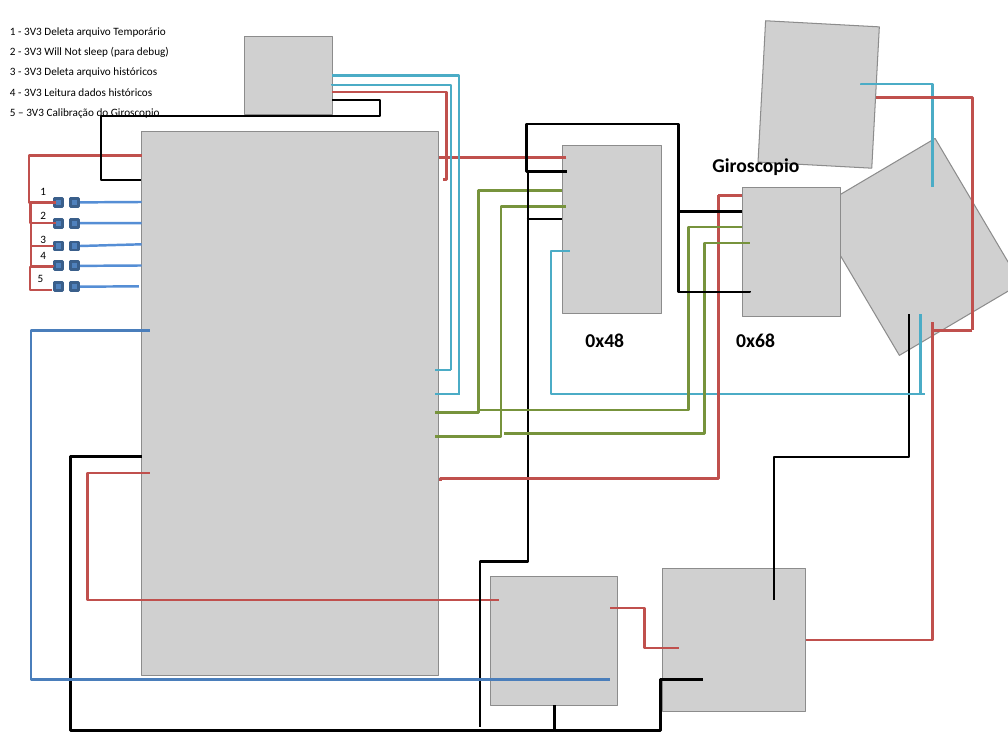
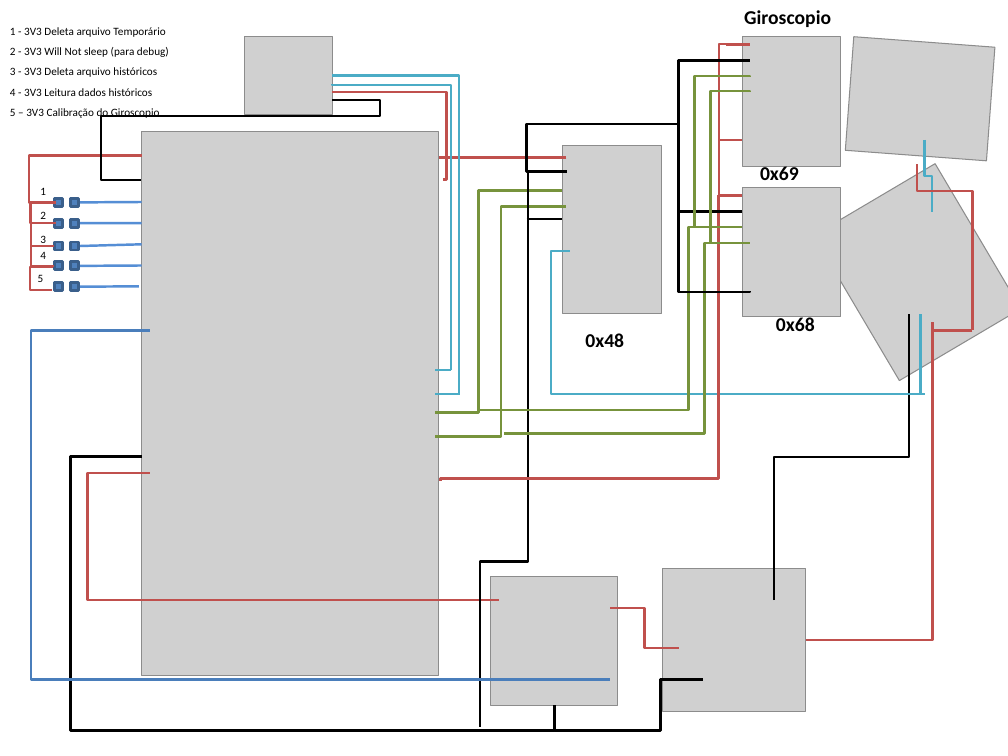
Before and after one commit to FerdinandoCrispino/Lilygo-SIM7080G, a slide deck: slide 4 of ligacaoLilygo.pptx. Drawn at 1008x756 pixels with LibreOffice and Linux fonts; fonts in the diff are those of the drawing; grey boxes stand for pictures. Boxes give left, top, right and bottom in pixels: in the first picture for what was removed or moved away, otherwise in the second. Text is boxed around its words. In the diff, an @@ line names an element or a change of style, - is before the commit and + after.

Commit message:
Conexões dos sensores

```diff
--- a/ligacaoLilygo.pptx
+++ b/ligacaoLilygo.pptx
@@ text "Giroscopio": place and size @@
-text "Giroscopio" at bbox=[712, 156, 799, 175]
+text "Giroscopio" at bbox=[744, 10, 831, 27]
@@ elbow line added from (719, 204) to (726, 44), #C0504D 1.75 pt @@
@@ line added from (726, 44) to (750, 44), #C0504D 1.75 pt @@
@@ picture added at bbox=[742, 36, 841, 165] @@
@@ picture at bbox=[846, 36, 995, 160]: rotation 93 to 184 degrees @@
@@ elbow line added from (678, 124) to (750, 60), #000000 1.75 pt @@
@@ elbow line added from (695, 227) to (750, 77), #77933C 1.75 pt @@
@@ elbow line added from (711, 243) to (750, 93), #77933C 1.75 pt @@
@@ line added from (719, 140) to (742, 140), #C0504D 1.75 pt @@
@@ elbow line moved from (861, 85) - (932, 187) to (924, 140) - (932, 212) @@
@@ text added at bbox=[760, 166, 799, 180], 14 pt, text #000000, bold @@
+0x69
@@ picture: place and size @@
-picture at bbox=[813, 139, 1008, 355]
+picture at bbox=[813, 164, 1008, 381]
@@ elbow line moved from (973, 331) - (876, 98) to (973, 331) - (916, 163) @@
@@ text "0x68": place and size @@
-text "0x68" at bbox=[736, 333, 775, 347]
+text "0x68" at bbox=[776, 316, 815, 331]
```
